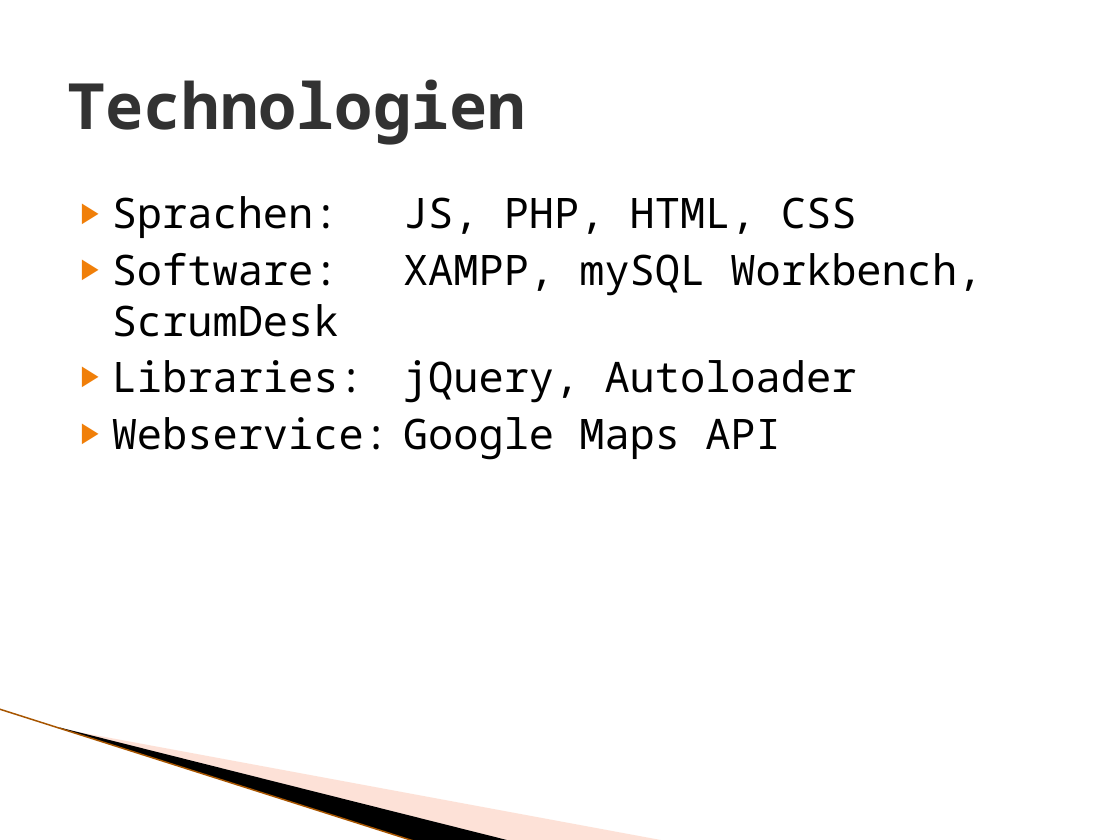
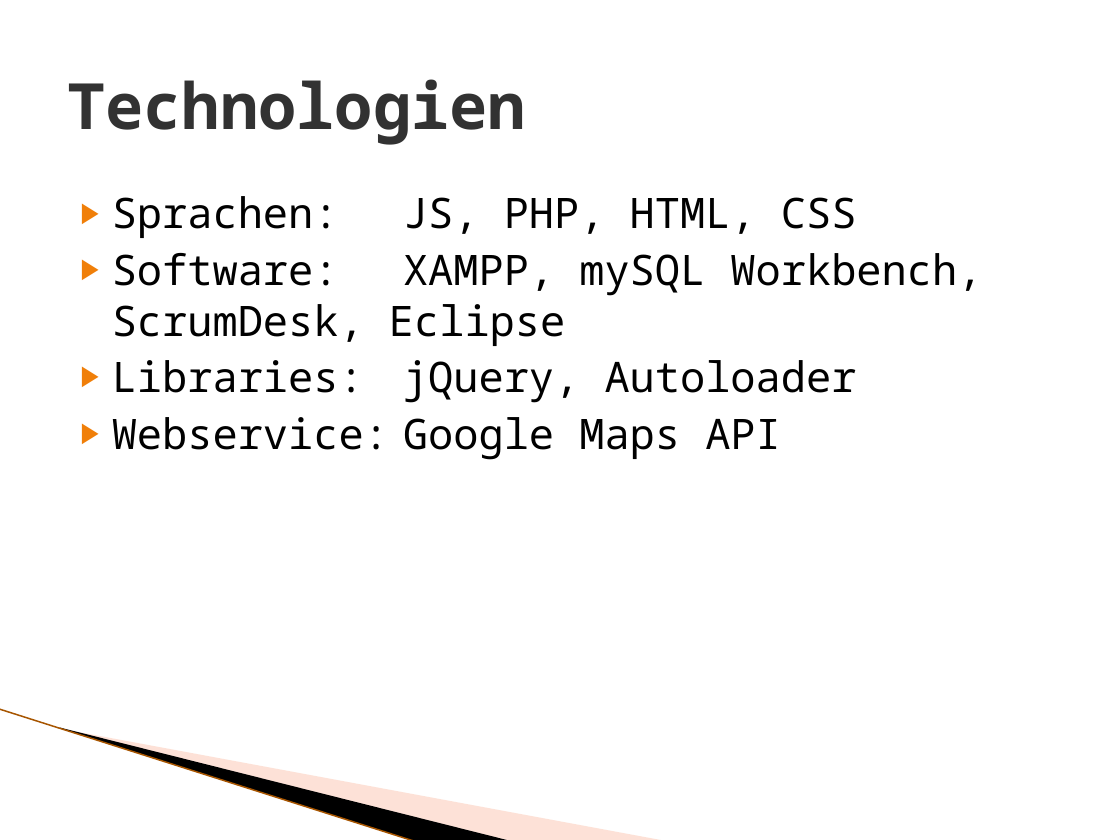
Before and after one commit to pvbergen/ch.bfh.bti7054.w2014.p.ShareShop, a slide deck: slide 5 of doc/sharely Präsentation.pptx. Drawn at 1120x840 pixels with LibreOffice and Linux fonts; fonts in the diff are those of the drawing; background and template pictures are left out. Boxes give left, top, right and bottom in pixels: in the first picture for what was removed or moved away, otherwise in the second. Text is boxed around its words. In the diff, an @@ line names an element or a change of style, - is before the commit and + after.

```diff
--- a/doc/sharely Präsentation.pptx
+++ b/doc/sharely Präsentation.pptx
@@ text at (x1=112, y1=253, x2=982, y2=346): text changed @@
-▶ Software: XAMPP, mySQL Workbench, ScrumDesk
+▶ Software: XAMPP, mySQL Workbench, ScrumDesk, Eclipse
```
Also in this commit, not shown: 1 other slide changed.
